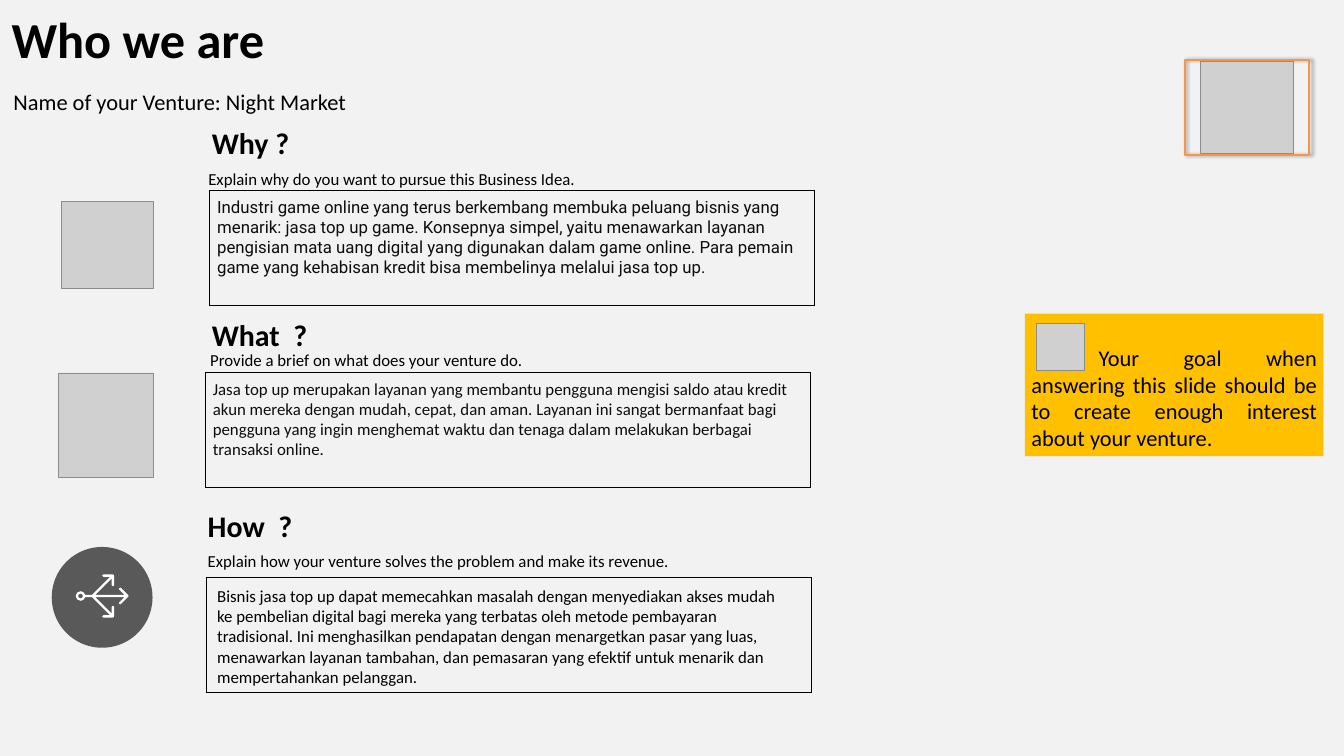
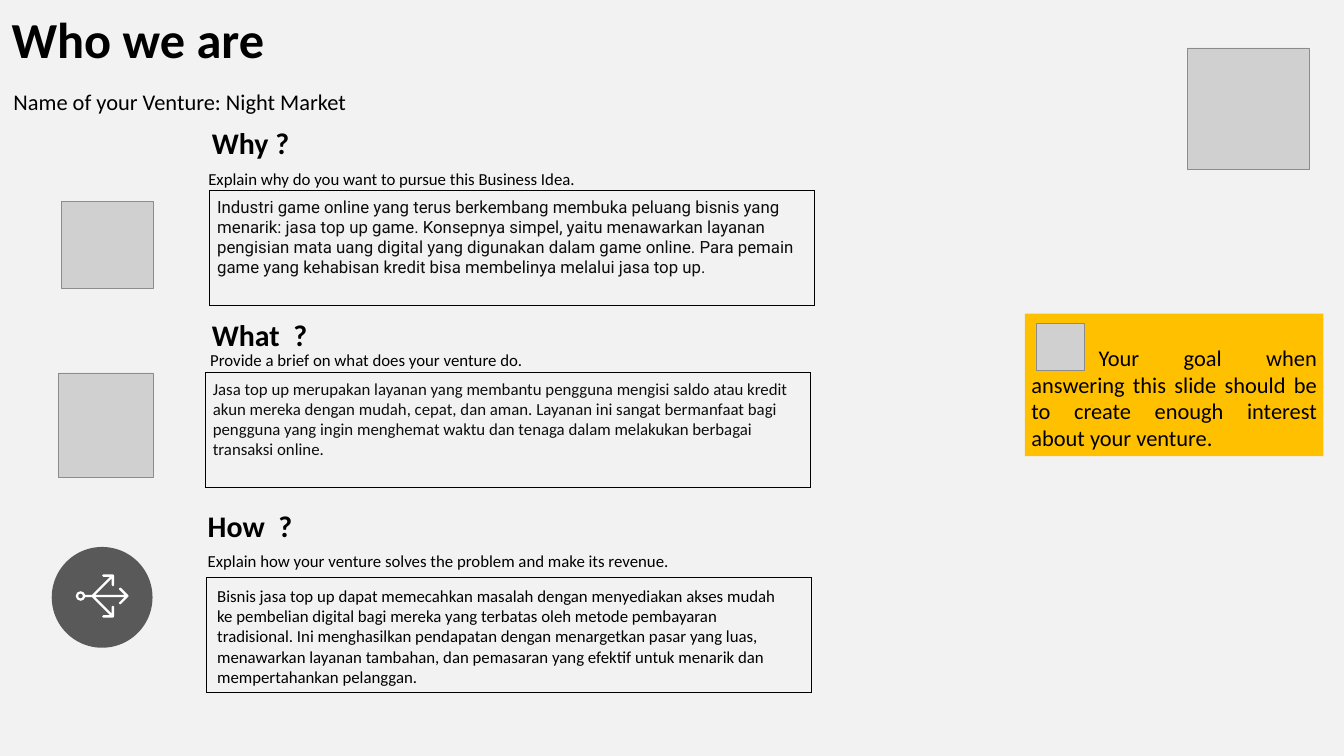
Before and after one commit to JonathanZefanya/Kuliah, a slide deck: slide 2 of Semester 4/Dasar Kewirausahaan/Pertemuan 3 (21-03-2024)/night market - milestone 1.pptx. Drawn at 1344x756 pixels with LibreOffice and Linux fonts; fonts in the diff are those of the drawing; grey boxes stand for pictures. Boxes give left, top, right and bottom in pixels: in the first picture for what was removed or moved away, otherwise in the second. Text is boxed around its words. In the diff, an @@ line names an element or a change of style, - is before the commit and + after.

```diff
--- a/Semester 4/Dasar Kewirausahaan/Pertemuan 3 (21-03-2024)/night market - milestone 1.pptx
+++ b/Semester 4/Dasar Kewirausahaan/Pertemuan 3 (21-03-2024)/night market - milestone 1.pptx
@@ picture: place and size @@
-picture at <box>1201,61,1293,153</box>
+picture at <box>1187,48,1309,169</box>
@@ rectangle removed at <box>1185,60,1309,155</box> @@
```
Also in this commit, not shown: 8 other slides changed, 9 other files.
